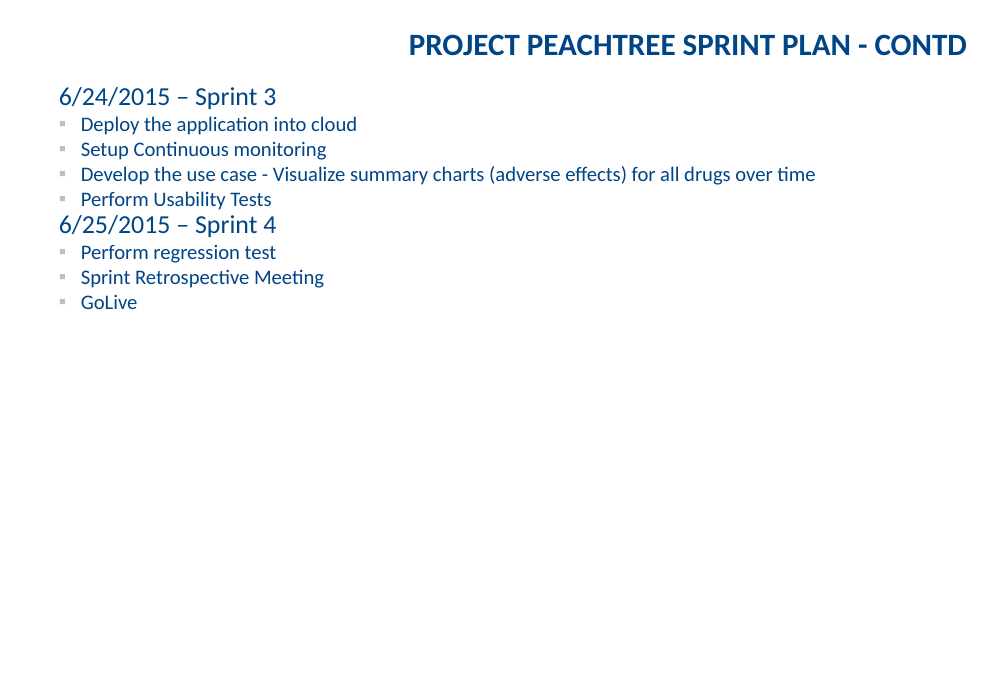
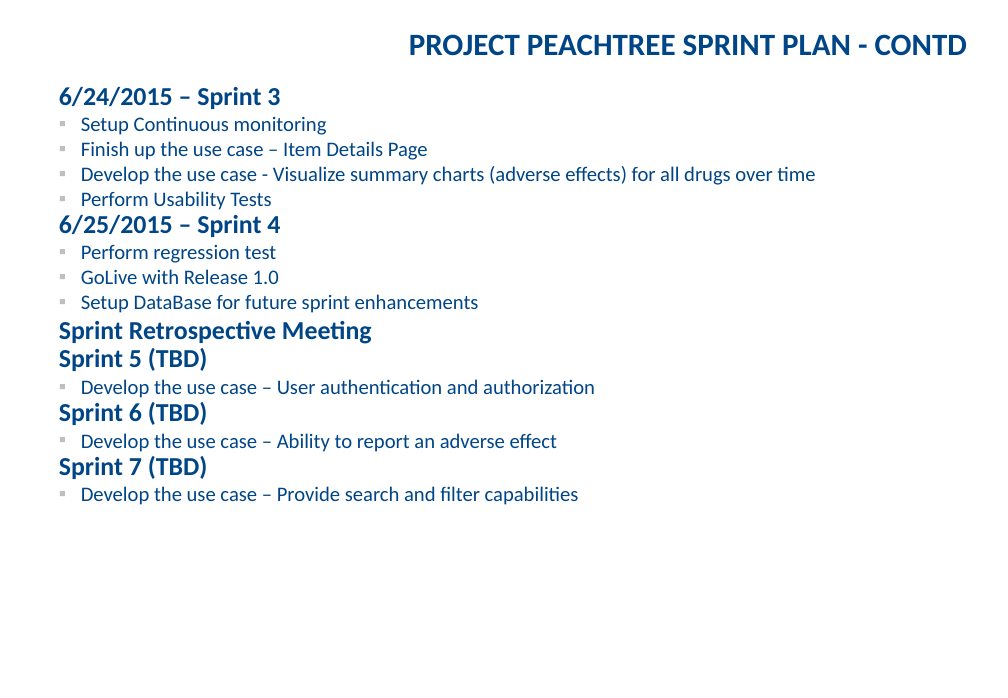
Before and after one commit to NETESOLUTIONS/peachtree, a slide deck: slide 5 of Project Artifacts/NETE GSA Agile Sprint Plan.pptx. Drawn at 1008x698 pixels with LibreOffice and Linux fonts; fonts in the diff are those of the drawing; background and template pictures are left out. Boxes give left, top, right and bottom in pixels: in the first picture for what was removed or moved away, otherwise in the second. Text is boxed around its words. In the diff, an @@ line names an element or a change of style, - is before the commit and + after.

Commit message:
Updates to project artifacts
Project and Sprint Plan updates

```diff
--- a/Project Artifacts/NETE GSA Agile Sprint Plan.pptx
+++ b/Project Artifacts/NETE GSA Agile Sprint Plan.pptx
@@ text at (x1=59, y1=87, x2=372, y2=344): bold on in "6/24/2015 – Sprint 3", "6/25/2015 – Sprint 4", "Sprint Retrospective Meeting"; size 16 to 20 pt in "Sprint Retrospective Meeting"; bullet ▪ to none @@
@@ text at (x1=81, y1=116, x2=357, y2=135): paragraph removed @@
-▪ Deploy the application into cloud
@@ text at (x1=81, y1=141, x2=428, y2=160): paragraph added @@
+▪ Finish up the use case – Item Details Page
@@ text at (x1=81, y1=269, x2=479, y2=313): paragraphs added @@
+▪ GoLive with Release 1.0
+▪ Setup DataBase for future sprint enhancements
@@ text at (x1=59, y1=348, x2=595, y2=505): text changed @@
-▪ GoLive
+Sprint 5 (TBD)
+▪ Develop the use case – User authentication and authorization
+Sprint 6 (TBD)
+▪ Develop the use case – Ability to report an adverse effect
+Sprint 7 (TBD)
+▪ Develop the use case – Provide search and filter capabilities
```
Also in this commit, not shown: 2 other slides changed, 1 other file.
